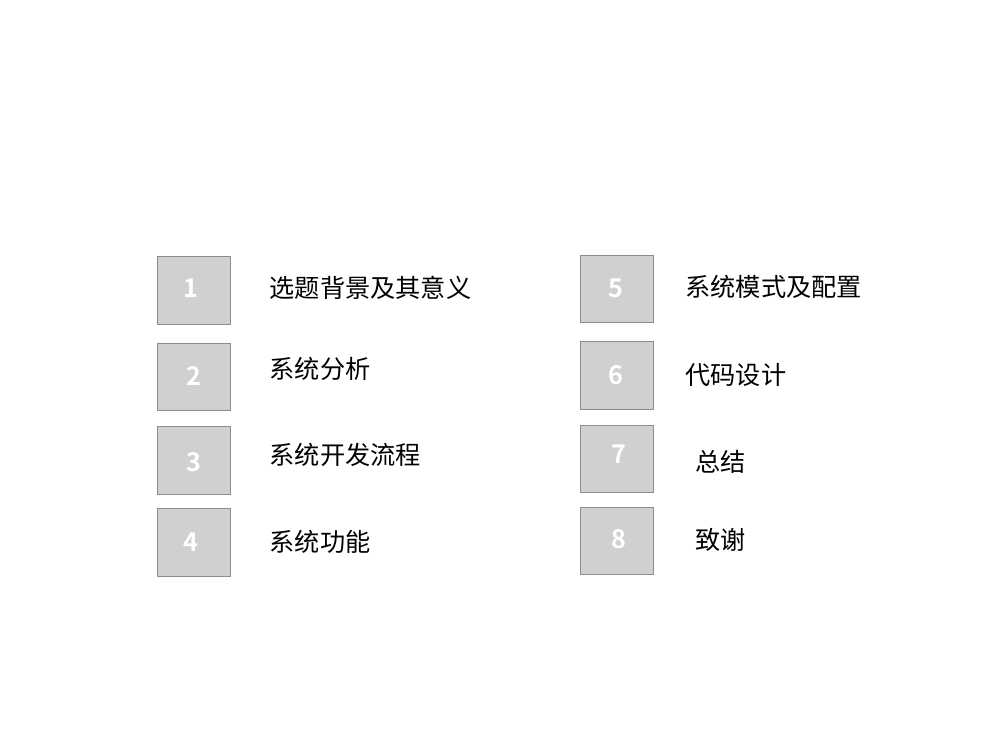
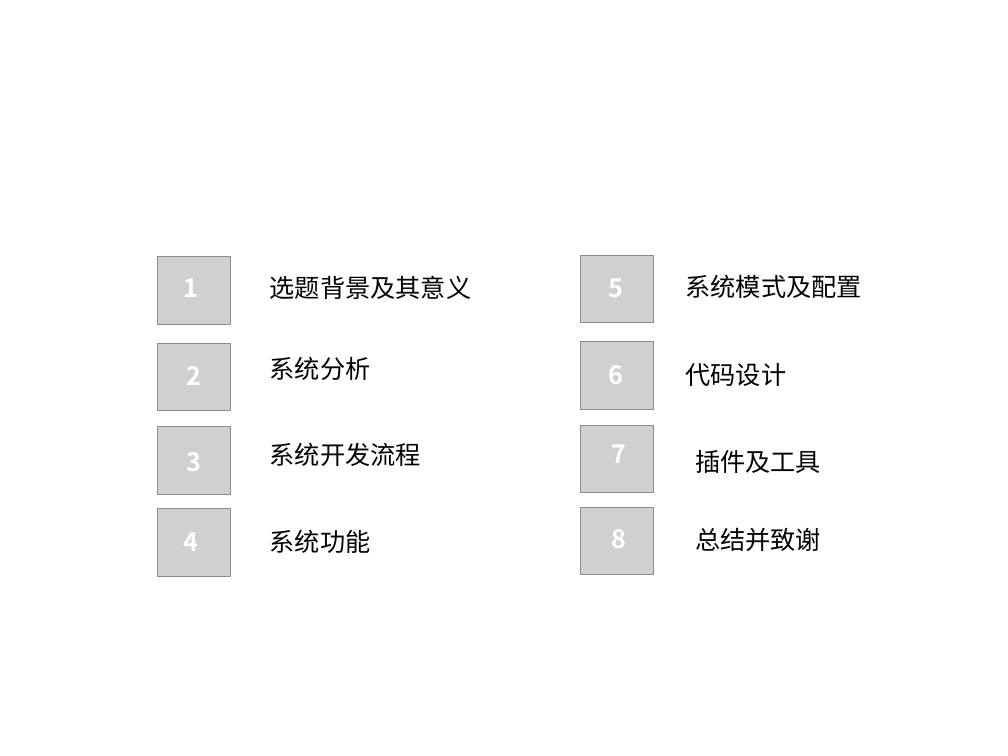
Before and after one commit to lililna/MyBibased, a slide deck: slide 3 of public/论文完整/娜答辩.pptx. Drawn at 1008x756 pixels with LibreOffice and Linux fonts; fonts in the diff are those of the drawing; grey boxes stand for pictures; background and template pictures are left out. Boxes give left, top, right and bottom in pixels: in the first picture for what was removed or moved away, otherwise in the second. Text is boxed around its words. In the diff, an @@ line names an element or a change of style, - is before the commit and + after.

```diff
--- a/public/论文完整/娜答辩.pptx
+++ b/public/论文完整/娜答辩.pptx
@@ text at bbox=[695, 449, 821, 473]: text changed @@
-总结
+插件及工具
@@ text at bbox=[695, 527, 821, 551]: text changed @@
-致谢
+总结并致谢
```
Also in this commit, not shown: 4 other slides changed, 1 slide added, 1 other file.
